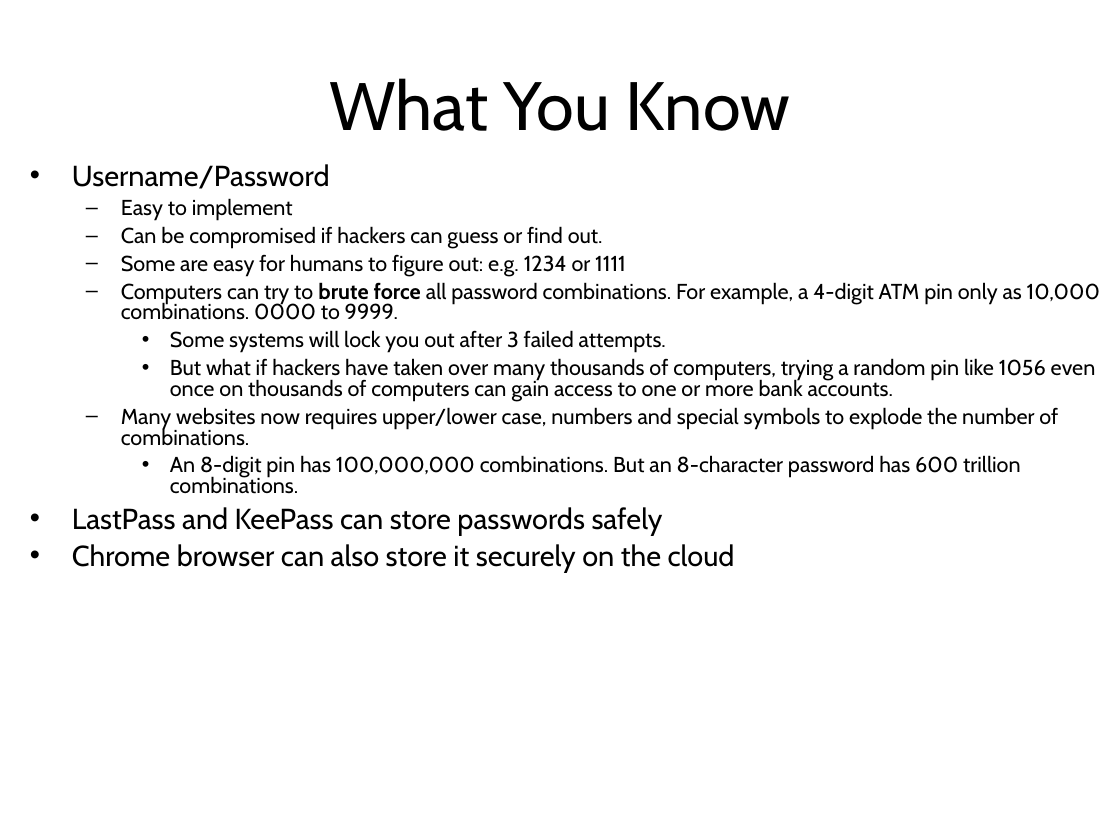
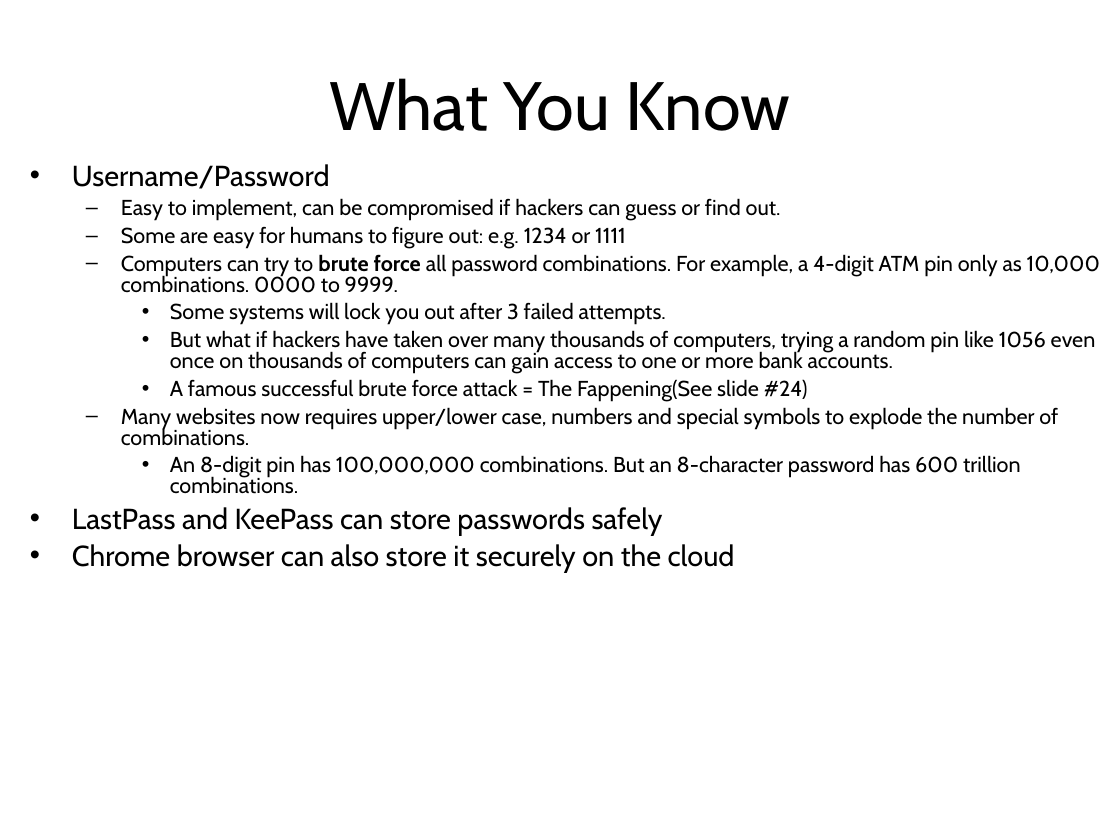
Before and after one commit to LongBaoNguyen/longbaonguyen.github.io, a slide deck: slide 9 of courses/apcsp/lecture19.ppt. Drawn at 1120x840 pixels with LibreOffice and Linux fonts; fonts in the diff are those of the drawing; background and template pictures are left out. Boxes give left, top, right and bottom in pixels: in the first picture for what was removed or moved away, otherwise in the second. Text is boxed around its words. In the diff, an @@ line names an element or a change of style, - is before the commit and + after.

```diff
--- a/courses/apcsp/lecture19.ppt
+++ b/courses/apcsp/lecture19.ppt
@@ text at (121,198,781,221): text changed @@
-  – Easy to implement
-  – Can be compromised if hackers can guess or find out.
+  – Easy to implement, can be compromised if hackers can guess or find out.
@@ text at (170,379,808,402): paragraph added @@
+    • A famous successful brute force attack = The Fappening(See slide #24)
```
Also in this commit, not shown: 1 slide added, 1 other file.
